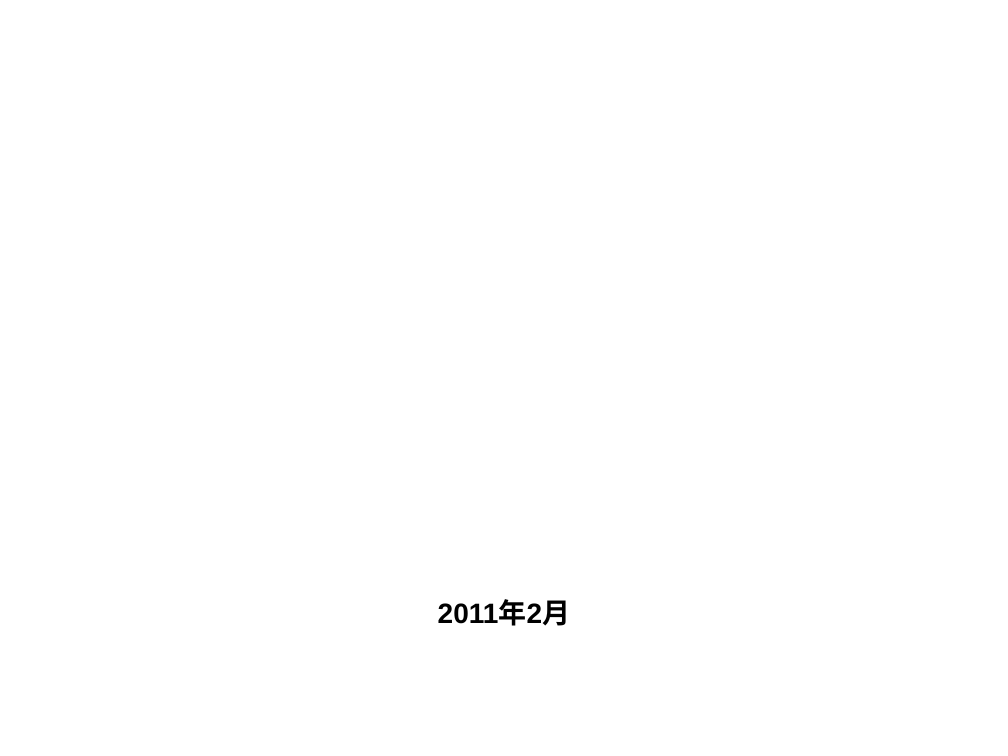
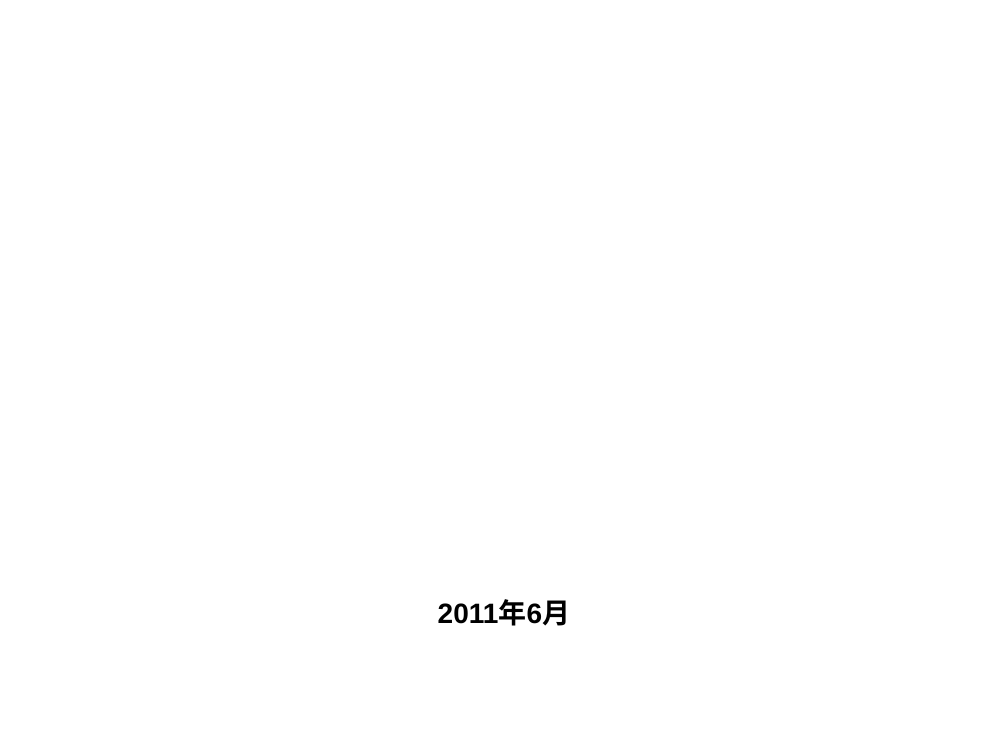
Before and after one commit to momo1101/unicardsrch, a slide deck: slide 1 of 软课题文本/软课题-中国联通电信卡业务及策略研究.ppt. Drawn at 1008x756 pixels with LibreOffice and Linux fonts; fonts in the diff are those of the drawing; background and template pictures are left out. Boxes give left, top, right and bottom in pixels: in the first picture for what was removed or moved away, otherwise in the second. Text is boxed around its words. In the diff, an @@ line names an element or a change of style, - is before the commit and + after.

```diff
--- a/软课题文本/软课题-中国联通电信卡业务及策略研究.ppt
+++ b/软课题文本/软课题-中国联通电信卡业务及策略研究.ppt
@@ subtitle at <box>438,601,571,626</box>: text changed @@
-2011年2月
+2011年6月
```
